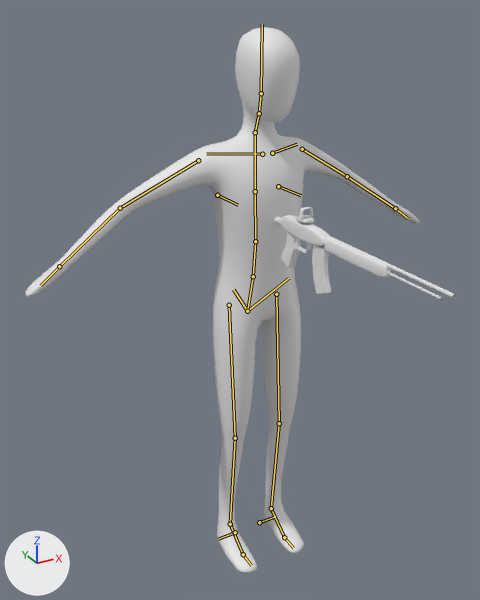
What one commit did to the Blender file assets/person.blend.
One viewpoint serves both versions: a camera (50 mm lens) standing at (-1.093, -1.874, 2.025) and looking at (-0.044, 0.033, 1.072). The lights are fixed; the arrows at lower left show +X, +Y and +Z. The bones that bend it are drawn over the model as lines.
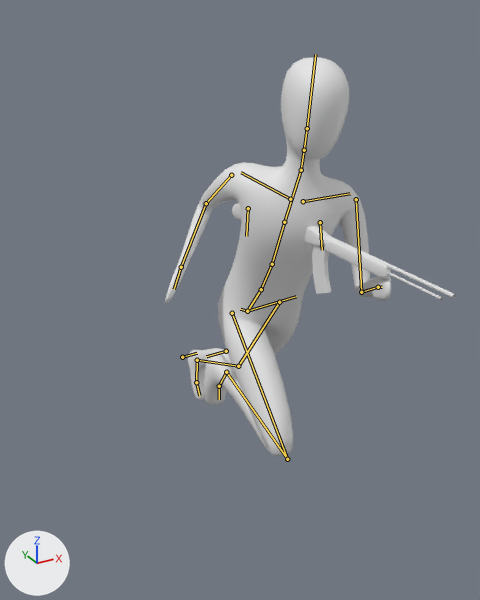
The newer file adds an action. The first version stands in its rest pose; the second is drawn at frame 6 of the action '3d run'.

The change in detail:
Bone 'spine' (bone_spine) turns from (0, 0, 0) to (24, 0, 0) degrees about its own x, y and z.
Bone 'spine.001' (bone_spine_001) turns from (0, 0, 0) to (0, -9, 0) degrees about its own x, y and z.
Bone 'spine.002' (bone_spine_002) turns from (0, 0, 0) to (0, -20, 0) degrees about its own x, y and z.
Bone 'spine.004' (bone_spine_004) turns from (0, 0, 0) to (-25, 4, 6) degrees about its own x, y and z.
Bone 'spine.006' (bone_spine_006) turns from (0, 0, 0) to (0, 14, 0) degrees about its own x, y and z.
Bone 'upper_arm.L' (bone_upper_arm_l) turns from (0, 0, 0) to (44, 4, -46) degrees about its own x, y and z.
Bone 'forearm.L' (bone_forearm_l) turns from (0, 0, 0) to (80, 0, 0) degrees about its own x, y and z.
Bone 'upper_arm.R' (bone_upper_arm_r) turns from (0, 0, 0) to (-25, -4, 46) degrees about its own x, y and z.
Bone 'forearm.R' (bone_forearm_r) turns from (0, 0, 0) to (80, 0, 0) degrees about its own x, y and z.
Bone 'thigh.L' (bone_thigh_l) turns from (0, 0, 0) to (18, 0, -1) degrees about its own x, y and z.
Bone 'shin.L' (bone_shin_l) turns from (0, 0, 0) to (20, 0, 1) degrees about its own x, y and z.
Bone 'thigh.R' (bone_thigh_r) turns from (0, 0, 0) to (-70, 0, 8) degrees about its own x, y and z.
Bone 'shin.R' (bone_shin_r) turns from (0, 0, 0) to (142, 11, -4) degrees about its own x, y and z.

What differs and where, as boxes (x1, y1, x2, y2) in the pictures (480 x 600 px):
'Plane', posed (43% narrower, 27% shorter)
    before: (25, 27, 419, 573)
    after: (165, 57, 391, 456)
bone 'spine', root to tip
    before: (247, 311) to (253, 276)
    after: (247, 311) to (261, 289)
bone 'spine.001', root to tip
    before: (253, 276) to (255, 241)
    after: (261, 289) to (272, 264)
bone 'spine.002', root to tip
    before: (255, 241) to (255, 191)
    after: (272, 264) to (284, 222)
bone 'spine.004', root to tip
    before: (255, 132) to (259, 113)
    after: (301, 170) to (304, 150)
bone 'spine.006', root to tip
    before: (261, 93) to (262, 24)
    after: (307, 128) to (315, 54)
bone 'upper_arm.L', root to tip
    before: (302, 149) to (347, 176)
    after: (356, 199) to (361, 292)
bone 'forearm.L', root to tip
    before: (347, 176) to (395, 208)
    after: (361, 292) to (378, 287)
bone 'upper_arm.R', root to tip
    before: (198, 160) to (120, 208)
    after: (231, 175) to (206, 203)
bone 'forearm.R', root to tip
    before: (120, 208) to (59, 266)
    after: (206, 203) to (181, 267)
bone 'thigh.L', root to tip
    before: (276, 294) to (279, 423)
    after: (279, 302) to (238, 366)
bone 'shin.L', root to tip
    before: (279, 423) to (271, 508)
    after: (238, 366) to (197, 360)
bone 'thigh.R', root to tip
    before: (229, 305) to (235, 438)
    after: (232, 313) to (287, 459)
bone 'shin.R', root to tip
    before: (235, 438) to (230, 524)
    after: (287, 459) to (226, 372)
